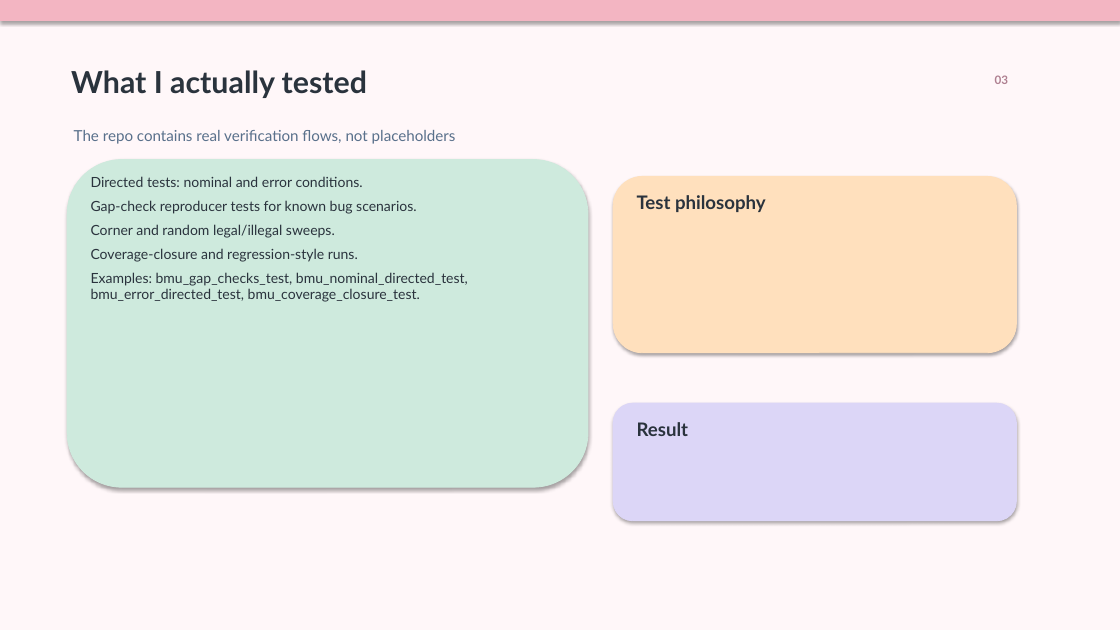
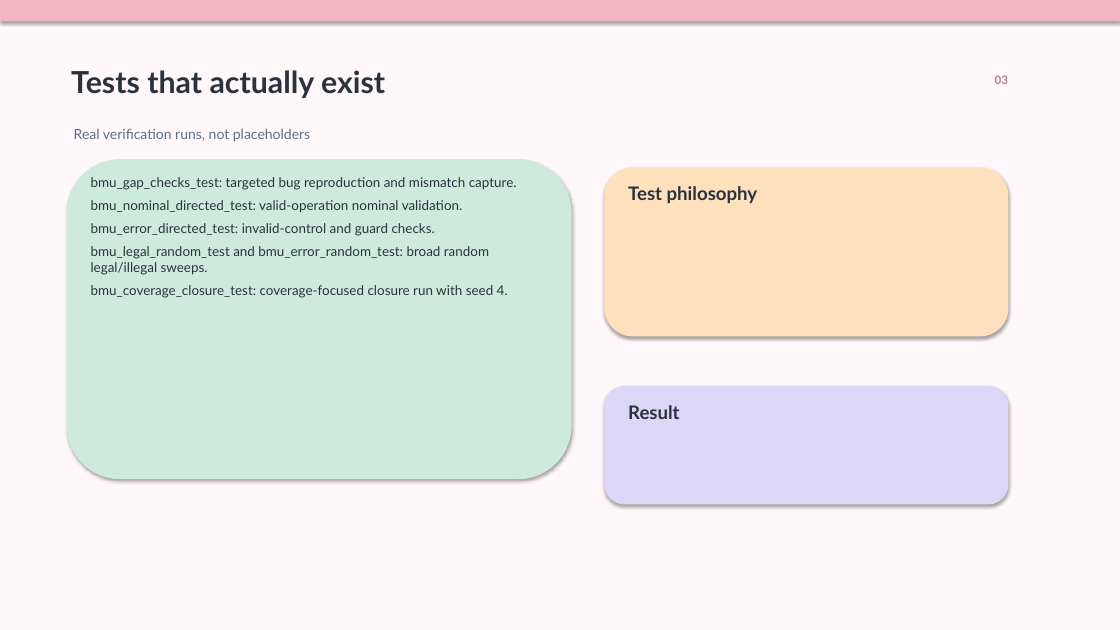
Before and after one commit to JHT127/riscv-bmu-verification, a slide deck: slide 4 of docs/05_presentation/BMU_Verification_Presentation.pptx. Drawn at 1120x630 pixels with LibreOffice and Linux fonts; fonts in the diff are those of the drawing. Boxes give left, top, right and bottom in pixels: in the first picture for what was removed or moved away, otherwise in the second. Text is boxed around its words. In the diff, an @@ line names an element or a change of style, - is before the commit and + after.

```diff
--- a/docs/05_presentation/BMU_Verification_Presentation.pptx
+++ b/docs/05_presentation/BMU_Verification_Presentation.pptx
@@ text at (71, 70, 385, 98): text changed @@
-What I actually tested
+Tests that actually exist
@@ text at (74, 128, 310, 142): text changed; size 13 to 12 pt @@
-The repo contains real verification flows, not placeholders
+Real verification runs, not placeholders
@@ rounded rectangle: place and size @@
-rounded rectangle at (67, 160, 588, 487)
+rounded rectangle at (67, 160, 571, 479)
@@ text at (91, 177, 517, 298): text changed; size 12 to 11.5 pt @@
-Directed tests: nominal and error conditions.
-Gap-check reproducer tests for known bug scenarios.
-Corner and random legal/illegal sweeps.
-Coverage-closure and regression-style runs.
-Examples: bmu_gap_checks_test, bmu_nominal_directed_test, bmu_error_directed_test, bmu_coverage_closure_test.
+bmu_gap_checks_test: targeted bug reproduction and mismatch capture.
+bmu_nominal_directed_test: valid-operation nominal validation.
+bmu_error_directed_test: invalid-control and guard checks.
+bmu_legal_random_test and bmu_error_random_test: broad random legal/illegal sweeps.
+bmu_coverage_closure_test: coverage-focused closure run with seed 4.
@@ rounded rectangle: place and size @@
-rounded rectangle at (613, 176, 1017, 353)
+rounded rectangle at (605, 168, 1008, 336)
@@ text "Test philosophy": place and size @@
-text "Test philosophy" at (637, 195, 766, 212)
+text "Test philosophy" at (628, 186, 758, 203)
@@ rounded rectangle: place and size @@
-rounded rectangle at (613, 403, 1017, 521)
+rounded rectangle at (605, 386, 1008, 504)
@@ text "Result": place and size @@
-text "Result" at (637, 422, 688, 436)
+text "Result" at (628, 405, 679, 419)
```
Also in this commit, not shown: 7 other slides changed, 2 slides added, 2 slides removed.
